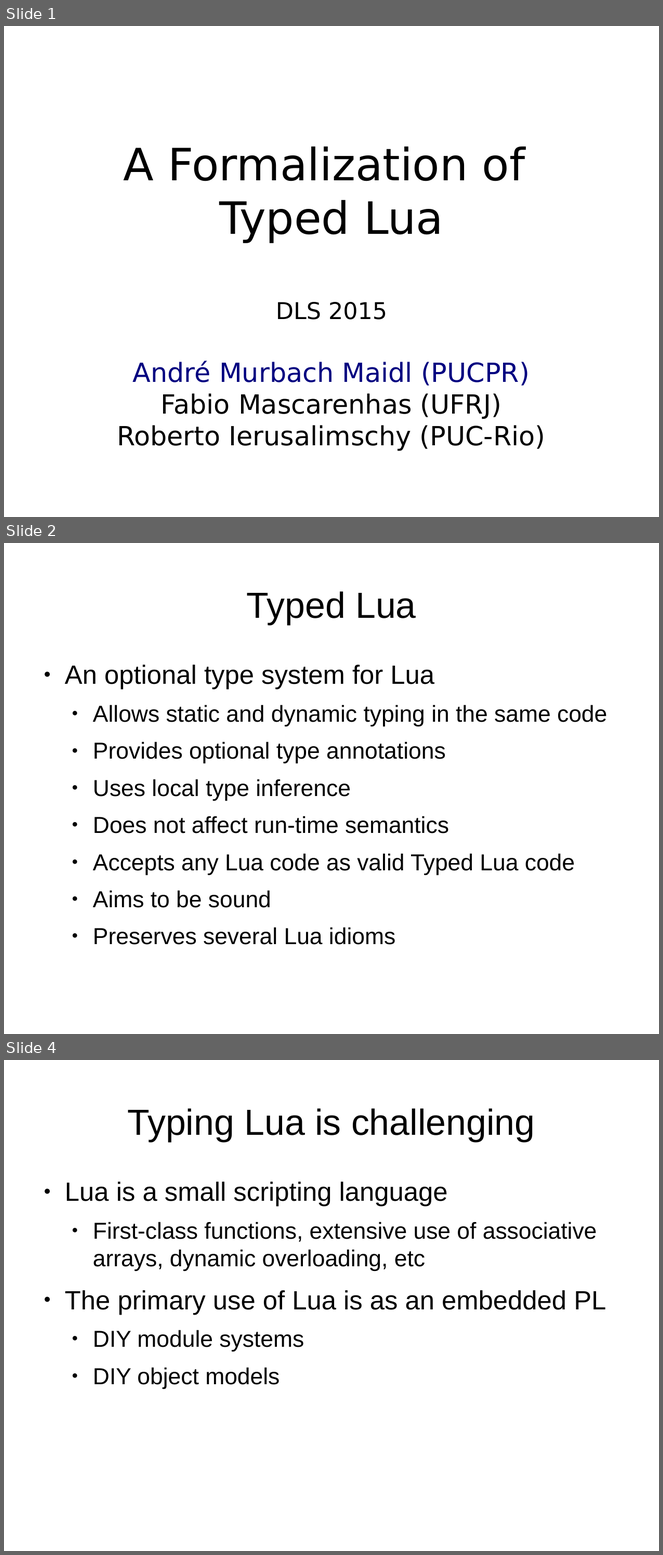
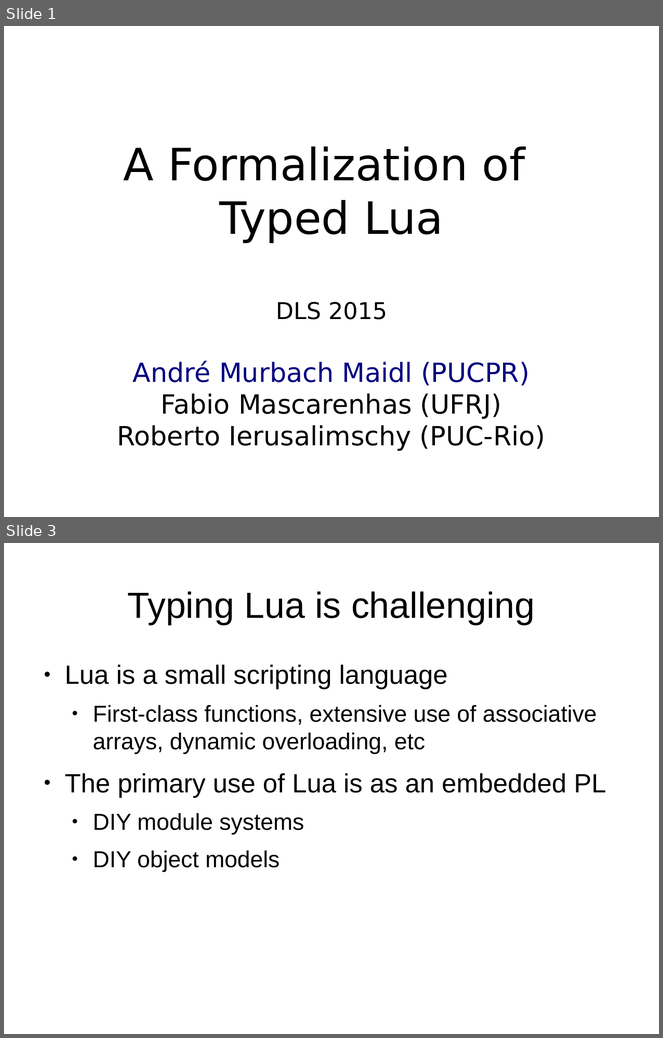
Before and after one commit to andremm/typedlua, a slide deck: doc/slides/dls2015.odp. Shown one above the other, each under a label of ours: slides 1, 2 and 4 before the commit, slides 1 and 3 after it; the slides between them are not shown. The pictures are 663x1555 and 663x1038 pixels, drawn with LibreOffice and Linux fonts; fonts in the diff are those of the drawing. Boxes give left, top, right and bottom in pixels: in the first picture for what was removed or moved away, otherwise in the second. Text is boxed around its words. In the diff, an @@ line names an element or a change of style, - is before the commit and + after.

Commit message:
Replacing text slides by example slides

```diff
--- a/doc/slides/dls2015.odp
+++ b/doc/slides/dls2015.odp
@@ slide 2 removed at (4,543,659,1034), background #FFFFFF @@
@@ title removed at (247,591,416,625) @@
-Typed Lua
@@ text removed at (65,665,607,945) @@
-● An optional type system for Lua
-  ● Allows static and dynamic typing in the same code
-  ● Provides optional type annotations
-  ● Uses local type inference
-  ● Does not affect run-time semantics
-  ● Accepts any Lua code as valid Typed Lua code
-  ● Aims to be sound
-  ● Preserves several Lua idioms
@@ what was slide 4 is now slide 3 @@
```
Also in this commit, not shown: 8 slides changed, 2 slides added, 5 other slides removed.
